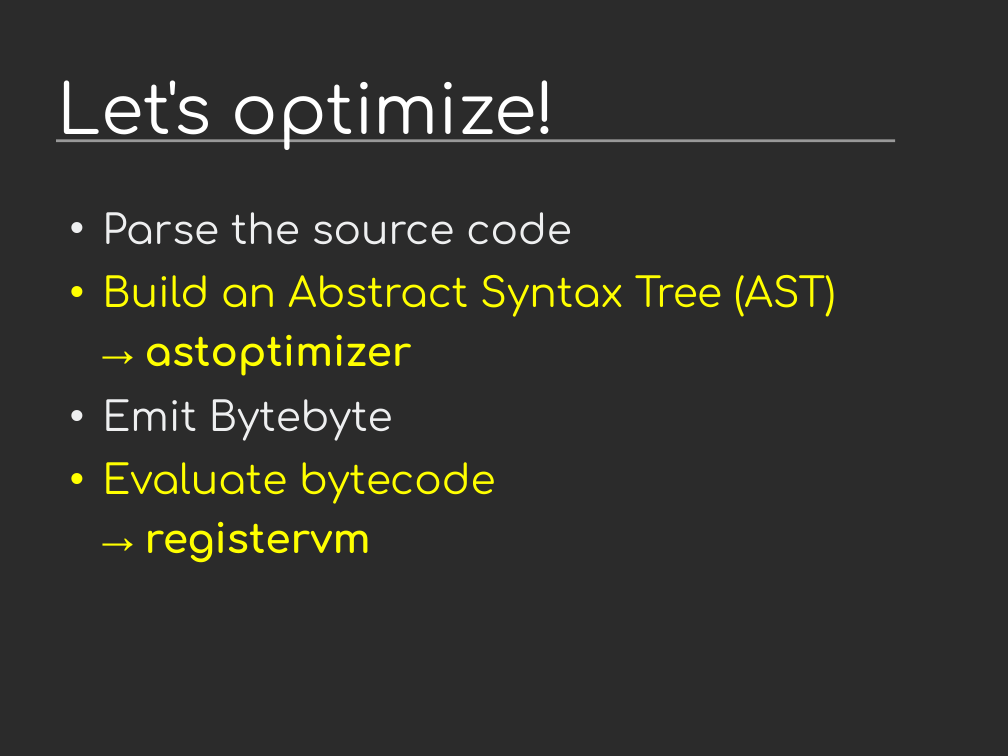
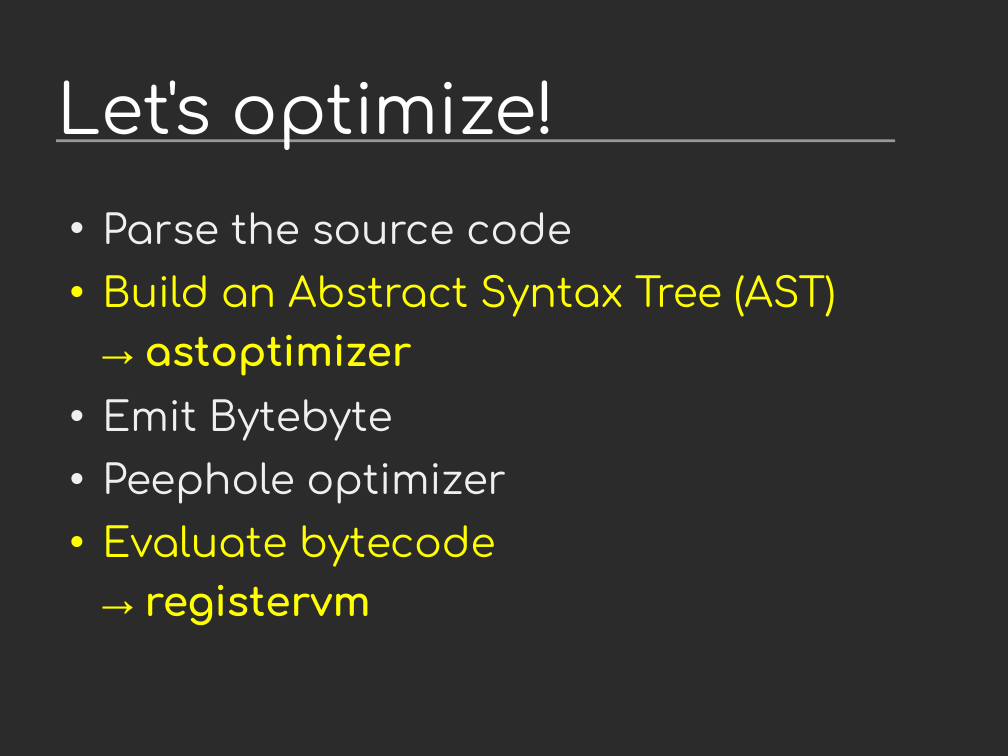
Before and after one commit to vstinner/talks, a slide deck: slide 8 of 2013-FOSDEM/faster_cpython.odp. Drawn at 1008x756 pixels with LibreOffice and Linux fonts; fonts in the diff are those of the drawing; background and template pictures are left out; a plain dark background stands for a picture behind light text. Boxes give left, top, right and bottom in pixels: in the first picture for what was removed or moved away, otherwise in the second. Text is boxed around its words. In the diff, an @@ line names an element or a change of style, - is before the commit and + after.

```diff
--- a/2013-FOSDEM/faster_cpython.odp
+++ b/2013-FOSDEM/faster_cpython.odp
@@ text at <box>102,462,507,503</box>: paragraph added @@
+  • Peephole optimizer
```
Also in this commit, not shown: 16 other slides changed, 2 other files.
